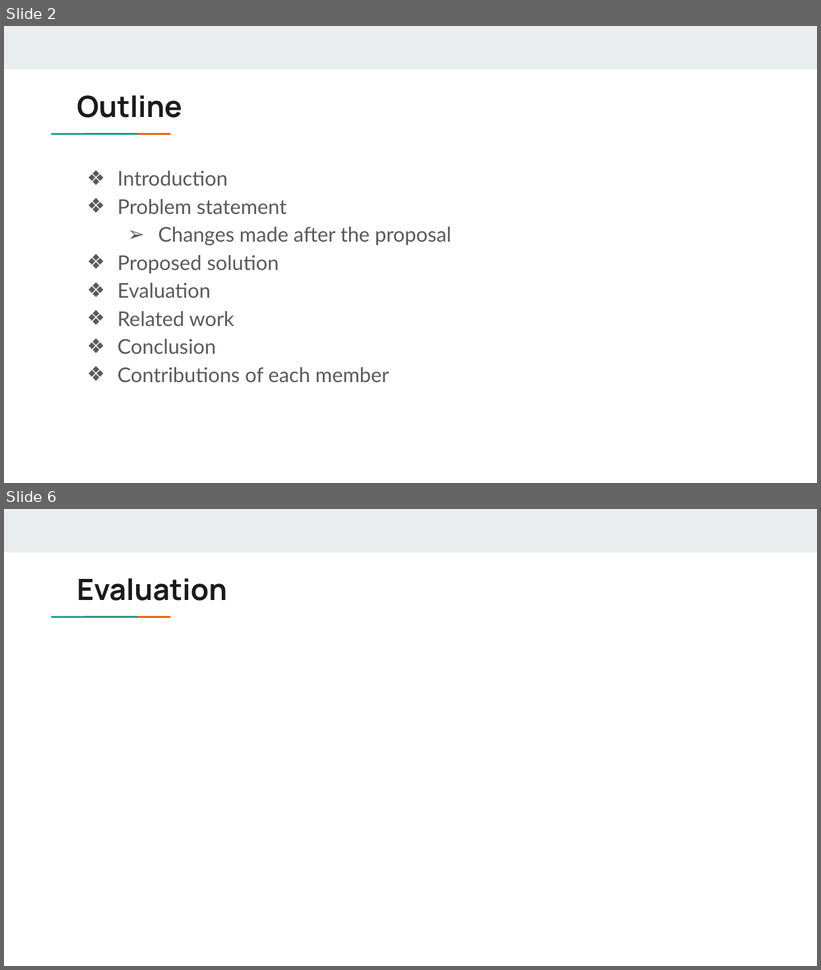
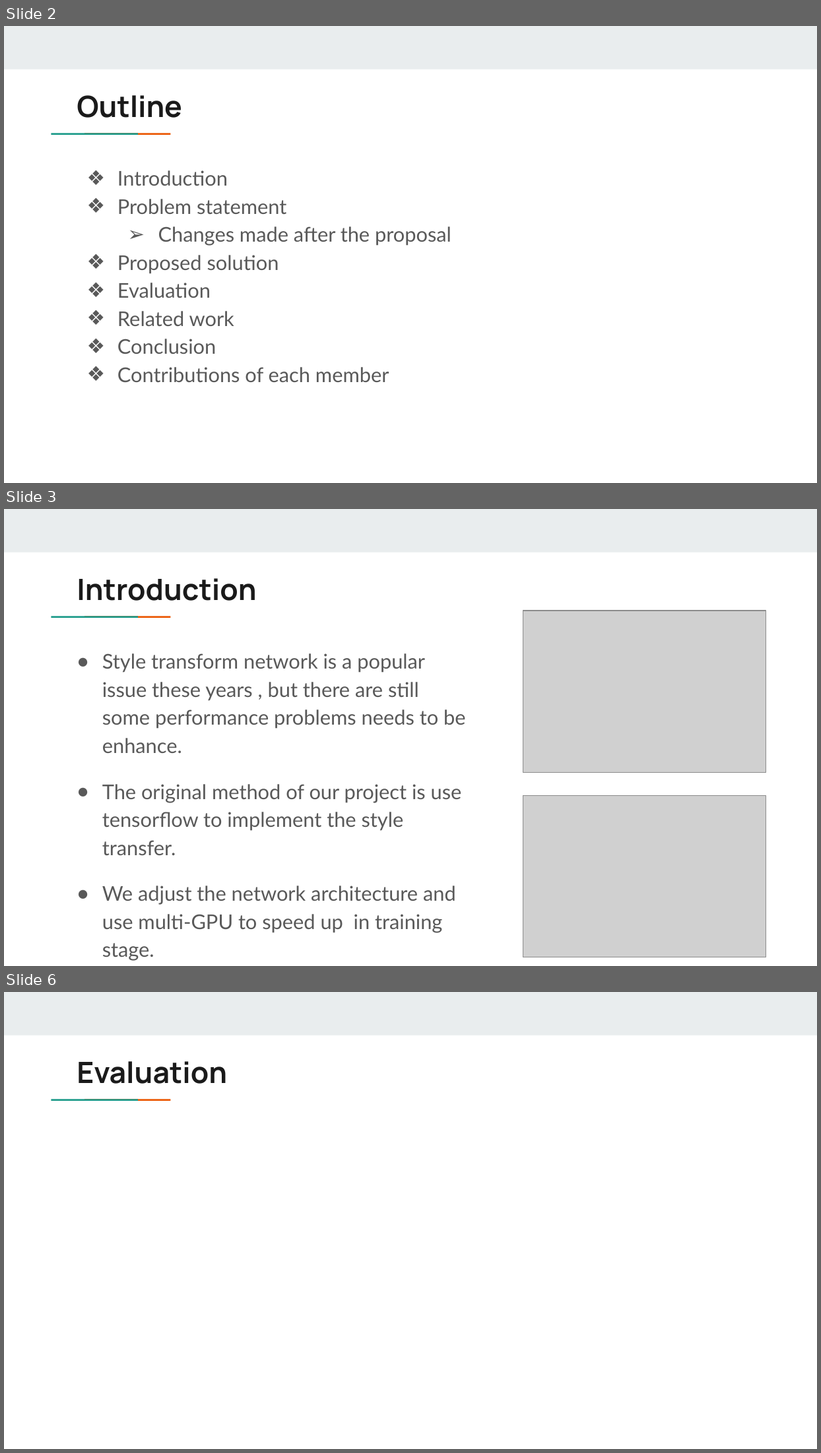
Before and after one commit to SunnerLi/FastChi, a slide deck: PP final project.pptx. Shown one above the other, each under a label of ours: slides 2 and 6 before the commit, slides 2, 3 and 6 after it; the slides between them are not shown. The pictures are 821x970 and 821x1453 pixels, drawn with LibreOffice and Linux fonts; fonts in the diff are those of the drawing; grey boxes stand for pictures. Boxes give left, top, right and bottom in pixels: in the first picture for what was removed or moved away, otherwise in the second. Text is boxed around its words. In the diff, an @@ line names an element or a change of style, - is before the commit and + after.

```diff
--- a/PP final project.pptx
+++ b/PP final project.pptx
@@ slide 3 added at (x1=4, y1=509, x2=817, y2=966), background #FFFFFF; not listed: 3 template elements that a slide beside it also shows @@
@@ title added at (x1=77, y1=578, x2=256, y2=601), 26 pt, text #1A1A1A, bold @@
+Introduction
@@ picture added at (x1=523, y1=611, x2=766, y2=772) @@
@@ text added at (x1=102, y1=654, x2=466, y2=961), 18 pt, text #595959 @@
+● Style transform network is a popular issue these years , but there are still some performance problems needs to be enhance.
+● The original method of our project is use tensorflow to implement the style transfer.
+● We adjust the network architecture and use multi-GPU to speed up in training stage.
@@ picture added at (x1=523, y1=796, x2=766, y2=958) @@
```
Also in this commit, not shown: 1 slide changed, 3 other slides added, 4 slides removed, 2 other files.
